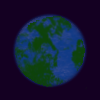
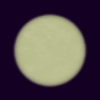
Layers edited between the first and the second 100x100 image:
hid "land" over left=15, top=13, right=88, bottom=89
added layer "venus" above "earth" over left=12, top=13, right=88, bottom=88
hid "earth" over left=12, top=13, right=88, bottom=88
